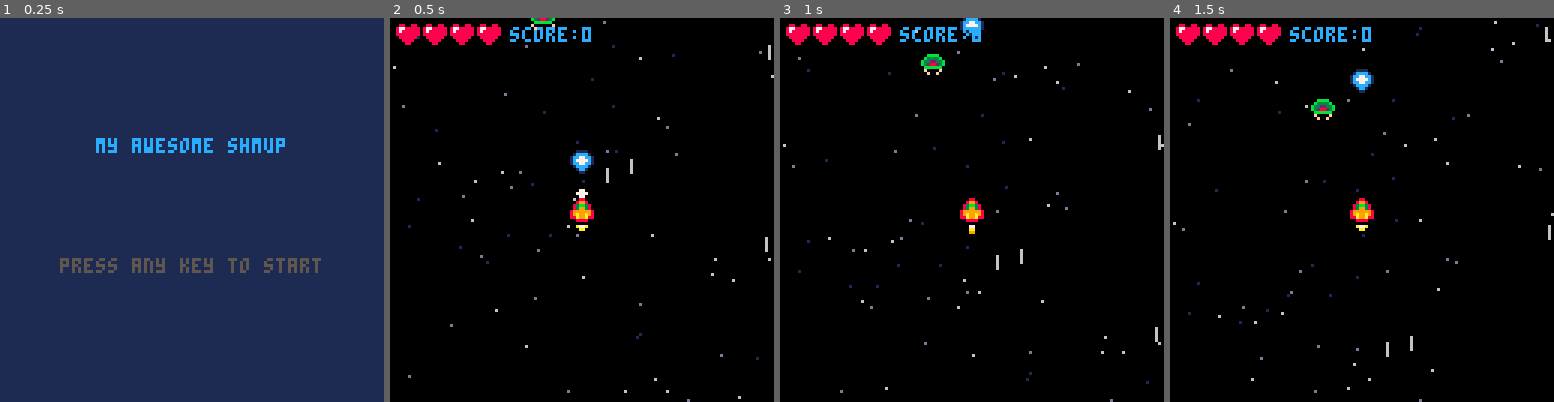
Above: before the commit, frames 1-4 (left to right).
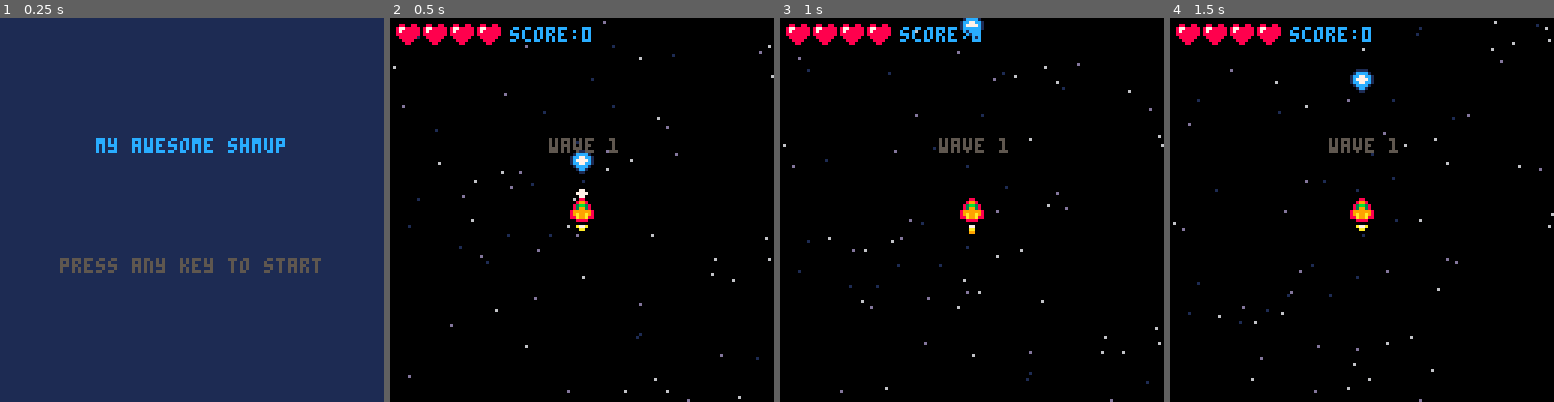
Above: after the commit, the same moments.

Repository: mattmuroya/pico-8
Game: PICO-8 cartridge carts/shmup/shmup.p8
Same seed, same stepped clock (60 frames per second), same inputs: the game is played once before the commit and once after it.
Inputs:
- Up to frame 1 (0.25 s): no input
- Up to frame 2 (0.5 s): tap X (X key) at 0.33 s
- Up to frame 3 (1 s): tap O (Z key) at 0.7 s
- Up to frame 4 (1.5 s): tap X (X key) at 1.07 s

Frame 1 is identical in both runs. In frame 2, 0.5% of the frame differs, in the area x 36-100%, y 0-61%; in frame 3, 0.6%, in the area x 36-100%, y 9-85%; in frame 4, 0.6%.

Commit message:
game flow and music

Diff:
--- a/carts/shmup/shmup.p8
+++ b/carts/shmup/shmup.p8
@@ -5,26 +5,38 @@
 
 function _init()
 	cls(0)
-	mode="start"
+	start_screen()
 	t=1
 end
 
 function _update()
+	t+=1
+	if t>1000 then t=1 end
 	if mode=="game" then update_game()
+	elseif mode=="wave_text" then update_wave_text()
 	elseif mode=="start" then update_start()
 	elseif mode=="over" then update_over()
+	elseif mode=="win" then update_win()
 	end
 end
 
 function _draw()
 	if mode=="game" then draw_game()
+	elseif mode=="wave_text" then draw_wave_text()
 	elseif mode=="start" then draw_start()
 	elseif mode=="over" then draw_over()
-	end
+	elseif mode=="win" then draw_win()
+	end
+end
+
+function start_screen()
+	mode="start"
+	music(1)
 end
 
 function start_game()
-	mode="game"
+	wave=0
+	next_wave()
 	t=0
 	-- init stars
 	stars={}
@@ -44,19 +56,17 @@
 		xy=0,
 		flash=0
 	}
-	-- nit flame
+	-- init flame
 	flame=5
 	-- init lasers
 	lasers={}
 	muzzle=0
 	cooldown=0
-	-- init dissipations
-	-- dissipations={}
+
 	-- init shockwaves
 	shwaves={}
 	-- init enemies
 	enemies={}
-	spawn_enemy()
 	-- init particle system
 	particles={}
 	-- init player stats
@@ -89,6 +99,22 @@
 		return false
 		else return true
 	end
+end
+
+function spawn_wave()
+	spawn_enemy()
+end
+
+function next_wave()
+	wave+=1
+
+	if wave>2 then
+		mode="win"
+	else
+		mode="wave_text"
+		wave_text_timer=90
+	end
+
 end
 
 function spawn_enemy()
@@ -139,14 +165,6 @@
 	end
 end
 
--- function dissipate(x,y,r)
--- 	add(dissipations,{
--- 		x=x+4,
--- 		y=y+4,
--- 		age=0
--- 	})
--- end
-
 function shwave(x,y,r,target_r,spd,color)
 	add(shwaves,{
 		x=x,
@@ -187,8 +205,6 @@
 -- update functions
 
 function update_game()
-	t+=1
-	if t>1000 then t=1 end
 	--reset speed and sprite
 	ship.sx=0
 	ship.sy=0
@@ -282,16 +298,17 @@
 				enemy.flash=2
 				del(lasers, laser)
 				enemy.hp-=1
-				-- dissipate(laser.x,laser.y)
 				shwave(laser.x+4,laser.y+4,3,6,1,12)
 				smol_sparks(laser.x+4,laser.y+4)
 				if enemy.hp<=0 then
-					sfx(4)
+					sfx(2)
 					del(enemies, enemy)
-					explode(enemy.x+4,enemy.y+4,false)
+					explode(enemy.x+4,enemy.y+4,true)
 					shwave(enemy.x+4,enemy.y+4,3,28,3,6)
 					score+=1
-					spawn_enemy()
+					if #enemies==0 then
+						next_wave()
+					end
 				end
 			end
 		end
@@ -301,7 +318,7 @@
 		for enemy in all(enemies) do
 			if collide(enemy,ship) then
 				sfx(1)
-				explode(ship.x+4,ship.y+4,true)
+				explode(ship.x+4,ship.y+4,false)
 				shwave(ship.x+4,ship.y+4,3,28,3,6)
 				ship.flash=2
 				lives-=1
@@ -315,18 +332,54 @@
 	-- check for game over
 	if lives<=0 then
 		mode="over"
+		music(6)
+	end
+end
+
+function update_wave_text()
+	update_game()
+	log(wave_text_timer)
+	wave_text_timer-=1
+	if wave_text_timer<=0 then
+		mode="game"
+		spawn_wave()
 	end
 end
 
 function update_start()
-	t+=1
-	if btnp(5) or btnp(4) then start_game()
+	if btn(4)==false and btn(5)==false then
+		btn_released=true
+	end
+	if btn_released then
+		if btnp(4) or btnp(5) then
+			start_game()
+			music(-1,1000)
+			btn_released=false
+		end
 	end
 end
 
 function update_over()
-	t+=1
-	if btnp(5) or btnp(4) then mode="start"
+	if btn(4)==false and btn(5)==false then
+		btn_released=true
+	end
+	if btn_released then
+		if btnp(4) or btnp(5) then
+			start_screen()
+			btn_released=false
+		end
+	end
+end
+
+function update_win()
+	if btn(4)==false and btn(5)==false then
+		btn_released=true
+	end
+	if btn_released then
+		if btnp(4) or btnp(5) then
+			start_screen()
+			btn_released=false
+		end
 	end
 end
 -->8
@@ -340,9 +393,7 @@
 		if star.spd<1 then color=1
 		elseif star.spd<1.5 then color=13
 		end
-		if star.spd>1.9 then line(star.x,star.y,star.x,star.y+4,color)
-		else pset(star.x,star.y,color)
-		end
+		pset(star.x,star.y,color)
 	end
 	-- draw enemies
 	for enemy in all(enemies) do
@@ -395,16 +446,6 @@
 		circfill(ship.x+3,ship.y-2,muzzle,muzzle>2 and 12 or 7)
 		circfill(ship.x+4,ship.y-2,muzzle,muzzle>2 and 12 or 7)
 	end
-	-- draw dissipations
-	-- for d in all(dissipations) do
-	-- 	if d.age>5 then
-	-- 		del(dissipations,d)
-	-- 	else
-	-- 		circ(d.x,d.y,d.age,d.age>2 and 7 or 12)
-	-- 		-- circ(d.x+1,d.y,d.age,d.age>2 and 7 or 12)
-	-- 		d.age+=1
-	-- 	end
-	-- end
 	-- draw shwaves
 	for s in all(shwaves) do
 		circ(s.x,s.y,s.r,s.color)
@@ -419,6 +460,11 @@
 	end
 end
 
+function draw_wave_text()
+	draw_game()
+	print("wave "..wave,53,40,blink())
+end
+
 function draw_start()
 	cls(1)
 	print("my awesome shmup",32,40,12)
@@ -431,187 +477,218 @@
 	print("press any key to continue",15,80,blink())
 end
 
-…(184 lines of a section not shown)…
+function draw_win()
+	cls(11)
+	print("congratulations!",46,40,2)
+	print("press any key to continue",15,80,blink())
+end
+…(210 lines of a section not shown)…
Not shown, changed: 25 lines of the sprite sheet (__gfx__) section of carts/shmup/shmup.p8
Not shown, changed: the music (__music__) section of carts/shmup/shmup.p8
Not shown, changed: the sound effects (__sfx__) section of carts/shmup/shmup.p8
